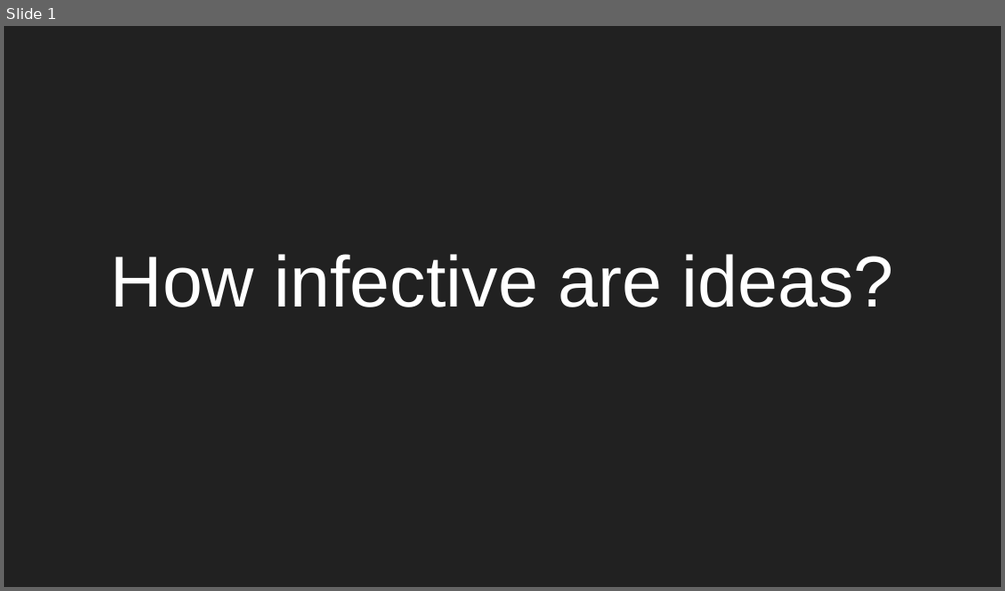
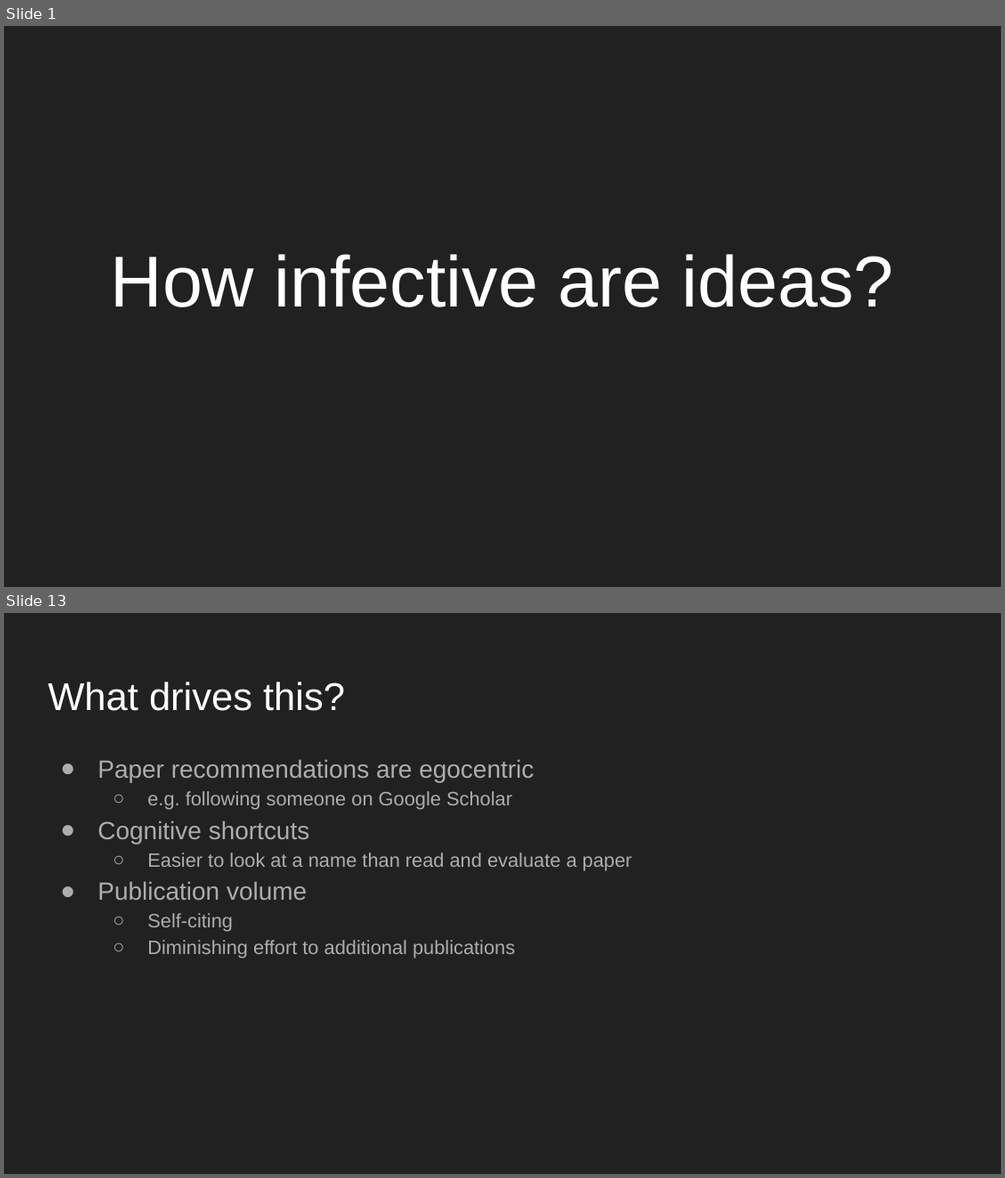
Before and after one commit to rohitmujumdar/Propagation-of-Epidemics-in-Citation-Networks, a slide deck: DOC/Presentation.pptx. Shown one above the other, each under a label of ours: slide 1 before the commit, slides 1 and 13 after it; the slides between them are not shown. The pictures are 1005x591 and 1005x1178 pixels, drawn with LibreOffice and Linux fonts; fonts in the diff are those of the drawing. Boxes give left, top, right and bottom in pixels: in the first picture for what was removed or moved away, otherwise in the second. Text is boxed around its words. In the diff, an @@ line names an element or a change of style, - is before the commit and + after.

```diff
--- a/DOC/Presentation.pptx
+++ b/DOC/Presentation.pptx
@@ slide 13 added at (x1=4, y1=613, x2=1001, y2=1174), background #212121 @@
@@ title added at (x1=48, y1=682, x2=345, y2=711), 28 pt, text #FFFFFF @@
+What drives this?
@@ text added at (x1=97, y1=759, x2=632, y2=958), 14 pt, text #ADADAD @@
+● Paper recommendations are egocentric
+  ○ e.g. following someone on Google Scholar
+● Cognitive shortcuts
+  ○ Easier to look at a name than read and evaluate a paper
+● Publication volume
+  ○ Self-citing
+  ○ Diminishing effort to additional publications
```
Also in this commit, not shown: 4 slides changed, 8 other slides added, 1 slide removed, 1 other file.
